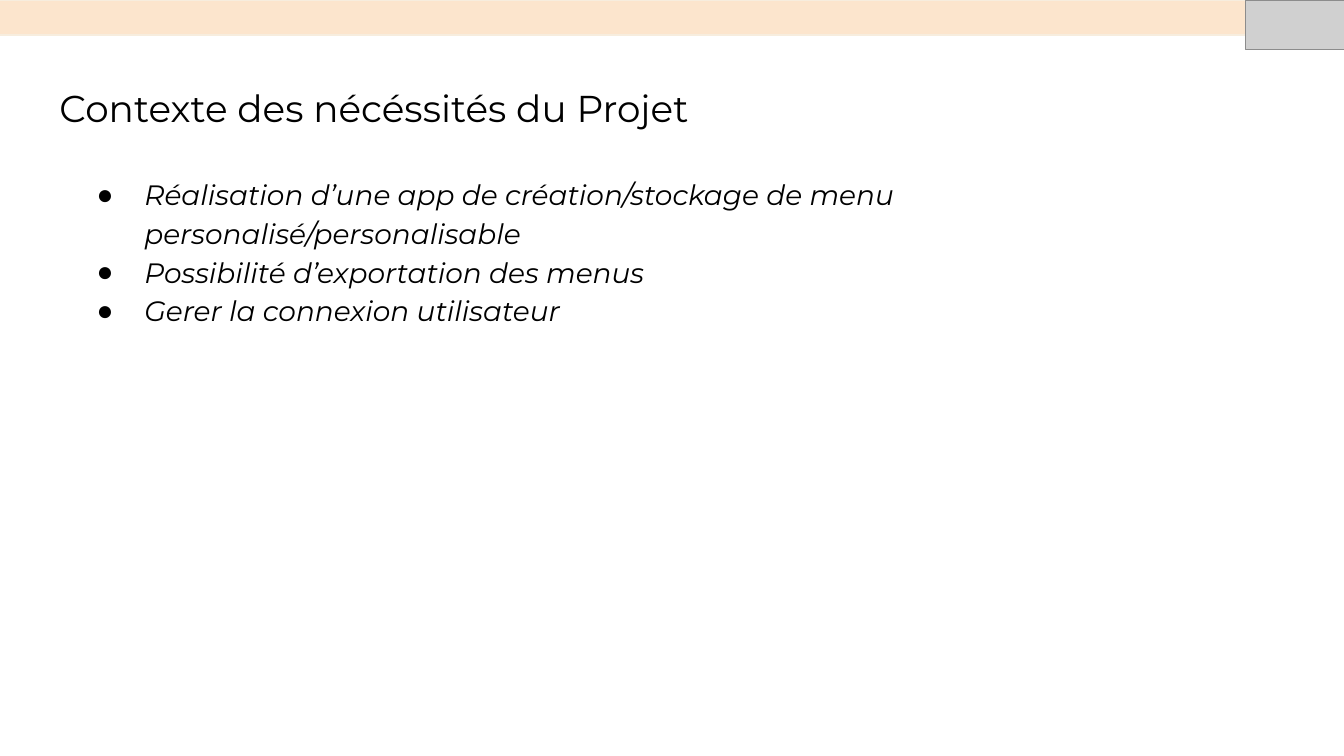
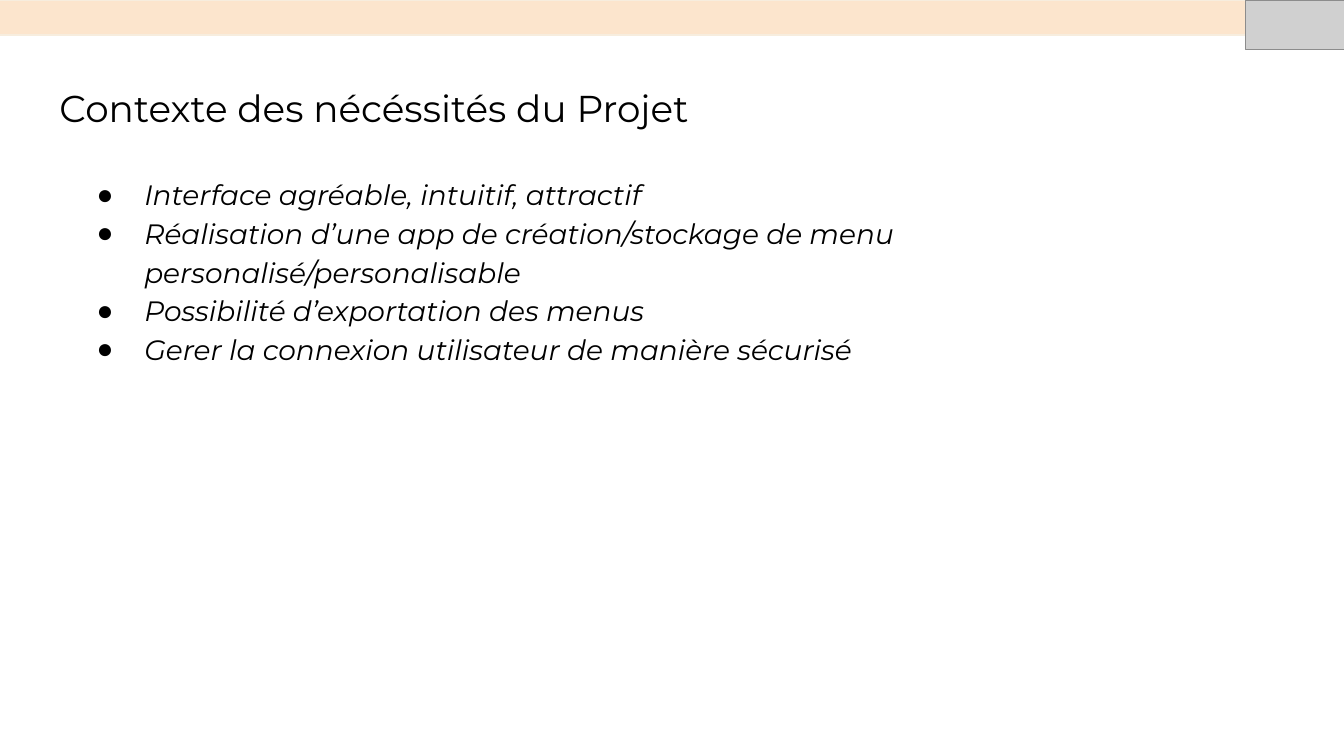
Before and after one commit to DennAmo/11, a slide deck: slide 3 of Aubry_Dennis_4_présentation.pptx. Drawn at 1344x756 pixels with LibreOffice and Linux fonts; fonts in the diff are those of the drawing; grey boxes stand for pictures. Boxes give left, top, right and bottom in pixels: in the first picture for what was removed or moved away, otherwise in the second. Text is boxed around its words. In the diff, an @@ line names an element or a change of style, - is before the commit and + after.

```diff
--- a/Aubry_Dennis_4_présentation.pptx
+++ b/Aubry_Dennis_4_présentation.pptx
@@ text at bbox=[144, 184, 641, 211]: paragraph added @@
+● Interface agréable, intuitif, attractif
@@ text at bbox=[144, 339, 851, 360]: text changed @@
-● Gerer la connexion utilisateur
+● Gerer la connexion utilisateur de manière sécurisé
```
Also in this commit, not shown: 4 other slides changed.
